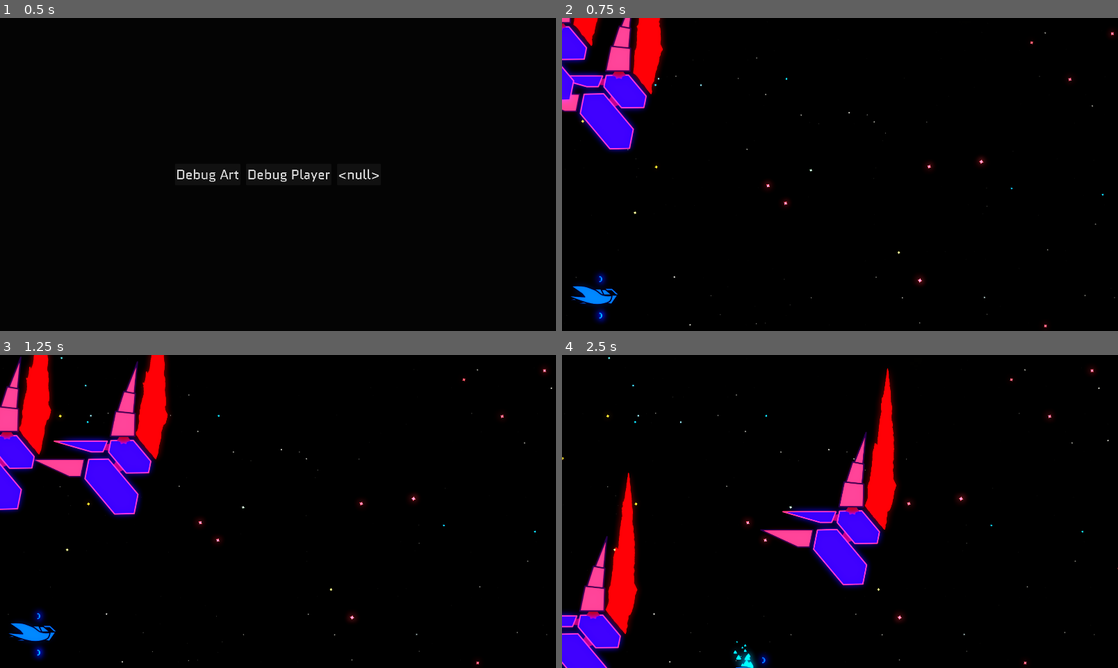
Above: before the commit, frames 1-4 (two rows, left to right).
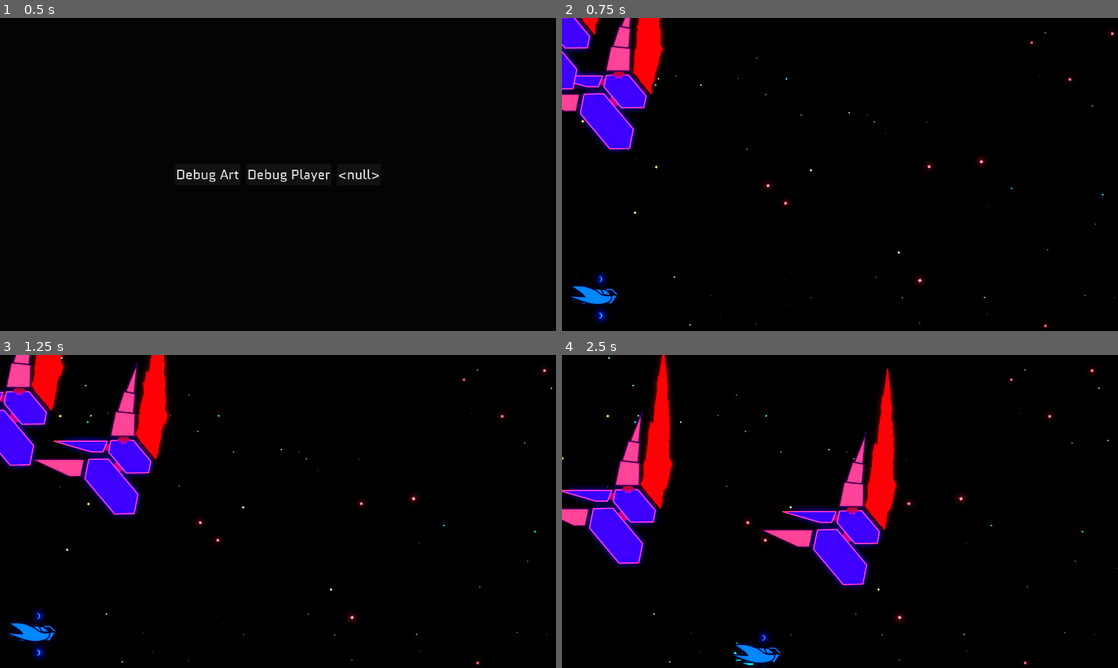
Above: after the commit, the same moments.

Repository: Zemiro-dev/StarfighterGemini
Game: Godot game, scene res://world/world_viewport_container.tscn
Two runs of this game, one before a commit and one after it. Both use one fixed random seed, a clock stepped at 60 frames per second and the inputs below. Sound files missing from this copy of the repository are replaced by a short silence.
Inputs:
- Up to frame 1 (0.5 s): no input
- Up to frame 2 (0.75 s): click "Debug Art" at 0.5 s
- Up to frame 3 (1.25 s): no input
- Up to frame 4 (2.5 s): hold D (right) 1.28-2.03 s; hold Shift (dash) 1.28-2.03 s; hold S (down) from 2.03 s (still down); tap L (dev_a) at 2.1 s

Frame 1 is identical in both runs. In frame 2, 0.8% of the frame differs, in the area x 0-7%, y 0-28%; in frame 3, 3.1%; in frame 4, 9.4%, in the area x 0-40%, y 0-100%.

Commit message:
updates regarding the enemy avoiding the wall

Diff:
--- /dev/null
+++ b/game/actors/attack_patterns/wall_avoiding_area_2d.gd
@@ -0,0 +1,29 @@
+extends Area2D
+class_name WallAvoidingArea2D
+
+
+@onready var collision_shape_2d: CollisionShape2D = $CollisionShape2D
+
+func _physics_process(delta: float) -> void:
+	print(position)
+	print(global_position)
+	position = Vector2.ZERO
+	for body in get_overlapping_bodies():
+		var actor_type := GameActor.get_actor_type(body)
+		if actor_type == GameActor.ActorType.BOUNDARY:
+			seperate_from_boundary(body)
+
+
+func seperate_from_boundary(body: Node2D) -> void:
+	if body is WorldBoundary:
+		var my_shape: Shape2D = collision_shape_2d.shape
+		var boundary_shape: Shape2D = body.collision_shape_2d.shape
+		if !my_shape or !boundary_shape: return
+		var my_xform: Transform2D = collision_shape_2d.global_transform
+		var boundary_xform: Transform2D = body.collision_shape_2d.global_transform
+		var collision_points := my_shape.collide_and_get_contacts(my_xform, boundary_shape, boundary_xform)
+		if collision_points.size() < 2: return
+		var a := collision_points[0]
+		var b := collision_points[1]
+		var depth = b - a
+		position += depth
--- a/game/actors/enemies/asteroid_beast/molecules/energy_talon_a.gd
+++ b/game/actors/enemies/asteroid_beast/molecules/energy_talon_a.gd
@@ -3,4 +3,3 @@
 
 func _process(delta: float) -> void:
 	pass
-	#print(global_transform.get_rotation())
--- a/game/actors/enemies/asteroid_beast/molecules/talon_arm.gd
+++ b/game/actors/enemies/asteroid_beast/molecules/talon_arm.gd
@@ -1,9 +1,10 @@
 extends Node2D
 
-@onready var last_position := global_position
+@onready var last_turn_position := global_position
 @onready var pivot: Node2D = $Pivot
 
 @export var pivot_scale: Vector2 = Vector2.ONE : set = _set_pivot_scale
+@export var min_delta_to_turn := 2.0
 
 
 func _ready() -> void:
@@ -11,11 +12,11 @@
 
 
 func _physics_process(delta: float) -> void:
-	var position_delta = global_position - last_position;
+	var position_delta = global_position - last_turn_position;
 	var heading = sign(position_delta)
-	if !is_zero_approx(heading.x):
+	if !is_zero_approx(heading.x) and abs(position_delta.x) >= min_delta_to_turn:
 		pivot_scale.x = heading.x
-	last_position = global_position
+		last_turn_position = global_position
 
 
 func  _set_pivot_scale(new_scale: Vector2):
--- a/game/actors/enemies/asteroid_beast/molecules/talon_arm.tscn
+++ b/game/actors/enemies/asteroid_beast/molecules/talon_arm.tscn
@@ -113,7 +113,6 @@
 
 [node name="TalonArm" type="Node2D"]
 script = ExtResource("1_gjlef")
-pivot_scale = Vector2(0, 1)
 
 [node name="Pivot" type="Node2D" parent="."]
 
--- a/game/actors/enemies/asteroid_beast/talon_attack_patterns.gd
+++ b/game/actors/enemies/asteroid_beast/talon_attack_patterns.gd
@@ -4,14 +4,19 @@
 
 @onready var charge_path_follow_2d: PathFollow2D = $ChargePath2D/ChargePathFollow2D
 @onready var target_follow_pattern: TargetFollowPattern = $TargetFollowPattern
+@onready var target_follow_pattern_2: TargetFollowPattern = $TargetFollowPattern2
 
 @export var player: Player
 @export var talons: Array[Node2D] = []
 
 
 func _ready() -> void:
+	target_follow_pattern.target_offset = Vector2.ZERO
 	target_follow_pattern.target = player
 	target_follow_pattern.follower = talons[1]
+	#target_follow_pattern_2.target_offset = Vector2(200., 100.)
+	#target_follow_pattern_2.target = player
+	#target_follow_pattern_2.follower = talons[0]
 	patrol_path(charge_path_follow_2d, 10.)
 
 
--- a/game/actors/enemies/asteroid_beast/target_follow_pattern.gd
+++ b/game/actors/enemies/asteroid_beast/target_follow_pattern.gd
@@ -8,10 +8,23 @@
 @onready var target_follow_path_2d: Path2D = $TargetFollowPath2D
 
 
-@export var speed := 500
+@export var target_offset := Vector2.ZERO
+@export var path_update_cd := 3.0
+@export var path_update_cd_variance := .5
+@export var speed := 300
+@export var blocking_radius := 350
+@export var blocking_actors: Array[GameActor.ActorType] = [
+	GameActor.ActorType.UNKNOWN
+]
+@export_flags_2d_physics var blocking_mask: int
 var follower: Node2D : set = _set_follower
 var target: Node2D
 
+func _ready() -> void:
+	_update_timer_wait_time()
+
+func _update_timer_wait_time() -> void:
+	path_update_cooldown_timer.wait_time = path_update_cd + randf_range(-path_update_cd_variance, path_update_cd_variance)
 
 func _physics_process(delta: float) -> void:
 	if !target or !follower: return
@@ -24,13 +37,41 @@
 
 func _update_path() -> void:
 	var start := follower.global_position
-	var end := target.global_position
+	var end := target.global_position + target_offset
+
+	var offset := _offset_from_boundaries(end)
+	end += offset
 	var curve := Curve2D.new()
 	curve.add_point(target_follow_path_2d.to_local(start))
 	curve.add_point(target_follow_path_2d.to_local(end))
 	target_follow_path_2d.curve = curve
 	path_follow_2d.progress = 0.
+	_update_timer_wait_time()
 	path_update_cooldown_timer.start()
+
+func _offset_from_boundaries(end: Vector2) -> Vector2:
+	var query := PhysicsShapeQueryParameters2D.new()
+	var circle_rid := PhysicsServer2D.circle_shape_create()
+	PhysicsServer2D.shape_set_data(circle_rid, blocking_radius)
+	var circle_xform := Transform2D(0., end)
+	query.shape_rid = circle_rid
+	query.transform = circle_xform
+	query.collide_with_areas = true
+	query.collide_with_bodies = true
+	query.collision_mask = blocking_mask
+	var results := get_world_2d().direct_space_state.collide_shape(query)
+	if results.is_empty():
+		return Vector2.ZERO
+
+	var offset := Vector2.ZERO
+	for i in range(results.size() / 2):
+		var a = results[i * 2]
+		var b = results[i * 2 + 1]
+		var depth = b - a
+		offset += depth
+
+	PhysicsServer2D.free_rid(circle_rid)
+	return offset
 
 
 func _set_follower(new_follower: Node2D):
--- a/game/actors/physics_body_move_resolver.gd
+++ b/game/actors/physics_body_move_resolver.gd
@@ -33,7 +33,7 @@
 
 			# Base Movement Effects
 			match (collider_type):
-				GameActor.ActorType.UNKNOWN, GameActor.ActorType.TERRAIN, GameActor.ActorType.ENEMY, GameActor.ActorType.DESTRUCTIBLE:
+				GameActor.ActorType.UNKNOWN, GameActor.ActorType.TERRAIN, GameActor.ActorType.ENEMY, GameActor.ActorType.DESTRUCTIBLE, GameActor.ActorType.BOUNDARY:
 					motion = remainder.bounce(normal)
 					next_velocity = next_velocity.bounce(normal)
 					var collision_strength = (velocity - next_velocity).length()
@@ -47,7 +47,6 @@
 							recent_knockbacks.append(body)
 							if knockback_cooldown_remaining <= 0.0:
 								knockback_cooldown_remaining = knockback_cooldown_max
-						#print('knockback ', collider, ' ', next_velocity.length(),' ', Time.get_ticks_msec())
 						has_been_attacked = true
 		else:
 			break;
--- a/game/actors/player/player.tscn
+++ b/game/actors/player/player.tscn
@@ -165,7 +165,7 @@
 
 [node name="Player" type="CharacterBody2D"]
 collision_layer = 2
-collision_mask = 5
+collision_mask = 13
 script = ExtResource("1_bop6h")
 
 [node name="PlayerDamagedTween" parent="." instance=ExtResource("2_rt46e")]
--- a/game/actors/player/player_sounds_manager.gd
+++ b/game/actors/player/player_sounds_manager.gd
@@ -60,7 +60,6 @@
 					var collision_volumn_db := collision_volumn_curve.sample(
 						clamp(strength, collision_volumn_curve.min_domain, collision_volumn_curve.max_domain)
 					)
-					print(collision_volumn_db)
 					child.volume_db = collision_volumn_db
 				child.play_at_random_pitch()
 				metal_collision_cooldown = collision_cooldown_max
--- a/game/autoloads/game_actor.gd
+++ b/game/autoloads/game_actor.gd
@@ -1,8 +1,8 @@
 extends Node
 
-enum ActorType { PLAYER, ENEMY, TERRAIN, DESTRUCTIBLE, BARRIER, UNKNOWN }
+enum ActorType { PLAYER, ENEMY, TERRAIN, BOUNDARY, DESTRUCTIBLE, BARRIER, UNKNOWN }
 
-enum ActorMaterial { METAL, ENERGY, UNKNOWN}
+enum ActorMaterial { METAL, ENERGY, BOUNDARY, UNKNOWN}
 
 func get_actor_type(o: Object) -> ActorType:
 	var actor_type = _get_actor_property(o, 'actor_type')
--- a/game/project.godot
+++ b/game/project.godot
@@ -97,6 +97,7 @@
 2d_physics/layer_1="env"
 2d_physics/layer_2="player"
 2d_physics/layer_3="enemy"
+2d_physics/layer_4="boundary"
 
 [physics]
 
--- a/game/world/debug/world_debug.tscn
+++ b/game/world/debug/world_debug.tscn
@@ -14,6 +14,7 @@
 [ext_resource type="Script" uid="uid://75uj63hlnfho" path="res://world/top_effects_root.gd" id="9_otf24"]
 [ext_resource type="PackedScene" uid="uid://bo20bbc3v4n5k" path="res://world/node_roots/projectiles_root.tscn" id="10_ns7c5"]
 [ext_resource type="Texture2D" uid="uid://beeeba5bogag7" path="res://assets/shapes/yellow_diamond_particle.png" id="10_r0vbx"]
+[ext_resource type="Script" uid="uid://nkwb5fjtdi1d" path="res://world/world_boundary.gd" id="12_fn7rg"]
 [ext_resource type="Texture2D" uid="uid://16wlwkn7g2xc" path="res://actors/player/resources/player_gradient_high.tres" id="12_iodkf"]
 [ext_resource type="Texture2D" uid="uid://xtisnn3t5jr2" path="res://assets/player/core.png" id="12_lo56x"]
 [ext_resource type="Texture2D" uid="uid://c7dvlc535fux2" path="res://actors/player/resources/player_gradient_low.tres" id="13_sxhbq"]
@@ -87,6 +88,14 @@
 shader_parameter/progress = 0.595
 shader_parameter/threshold = 0.005
 
+[sub_resource type="WorldBoundaryShape2D" id="WorldBoundaryShape2D_otf24"]
+
+[sub_resource type="WorldBoundaryShape2D" id="WorldBoundaryShape2D_uibwa"]
+
+[sub_resource type="WorldBoundaryShape2D" id="WorldBoundaryShape2D_fn7rg"]
+
+[sub_resource type="WorldBoundaryShape2D" id="WorldBoundaryShape2D_u7n2f"]
+
 [sub_resource type="Shader" id="Shader_1jd2g"]
 code = "shader_type canvas_item;
 //https://godotshaders.com/shader/starfield/
@@ -753,6 +762,44 @@
 
 [node name="Actors" type="Node2D" parent="Stage"]
 
+[node name="BoundaryWalls" type="Node2D" parent="Stage/Actors"]
+
+[node name="TopStaticBody2D" type="StaticBody2D" parent="Stage/Actors/BoundaryWalls"]
+collision_layer = 8
+collision_mask = 0
+script = ExtResource("12_fn7rg")
+
+[node name="CollisionShape2D" type="CollisionShape2D" parent="Stage/Actors/BoundaryWalls/TopStaticBody2D"]
+rotation = 3.14159
+shape = SubResource("WorldBoundaryShape2D_otf24")
+
+[node name="BottomStaticBody2D" type="StaticBody2D" parent="Stage/Actors/BoundaryWalls"]
+position = Vector2(1920, 1080)
+collision_layer = 8
+script = ExtResource("12_fn7rg")
+
+[node name="CollisionShape2D" type="CollisionShape2D" parent="Stage/Actors/BoundaryWalls/BottomStaticBody2D"]
+shape = SubResource("WorldBoundaryShape2D_uibwa")
+
+[node name="LeftStaticBody2D" type="StaticBody2D" parent="Stage/Actors/BoundaryWalls"]
+collision_layer = 8
+collision_mask = 0
+script = ExtResource("12_fn7rg")
+
+[node name="CollisionShape2D" type="CollisionShape2D" parent="Stage/Actors/BoundaryWalls/LeftStaticBody2D"]
+rotation = 1.57079
+shape = SubResource("WorldBoundaryShape2D_fn7rg")
+
+[node name="RightStaticBody2D" type="StaticBody2D" parent="Stage/Actors/BoundaryWalls"]
+position = Vector2(1920, 1080)
+rotation = -1.57079
+collision_layer = 8
+collision_mask = 0
+script = ExtResource("12_fn7rg")
+
+[node name="CollisionShape2D" type="CollisionShape2D" parent="Stage/Actors/BoundaryWalls/RightStaticBody2D"]
+shape = SubResource("WorldBoundaryShape2D_u7n2f")
+
 [node name="PlayerOld" type="Node2D" parent="Stage/Actors"]
 visible = false
 position = Vector2(-1166, 22)
@@ -1330,6 +1377,8 @@
 
 [node name="TargetFollowPattern" type="Node2D" parent="Stage/TalonAttackPatterns"]
 script = ExtResource("61_otf24")
+blocking_actors = Array[int]([3])
+blocking_mask = 8
 
 [node name="TargetFollowPath2D" type="Path2D" parent="Stage/TalonAttackPatterns/TargetFollowPattern"]
 curve = SubResource("Curve2D_uibwa")
@@ -1341,6 +1390,23 @@
 update_scale = false
 
 [node name="PathUpdateCooldownTimer" type="Timer" parent="Stage/TalonAttackPatterns/TargetFollowPattern"]
+one_shot = true
+
+[node name="TargetFollowPattern2" type="Node2D" parent="Stage/TalonAttackPatterns"]
+script = ExtResource("61_otf24")
+blocking_actors = Array[int]([3])
+blocking_mask = 8
+
+[node name="TargetFollowPath2D" type="Path2D" parent="Stage/TalonAttackPatterns/TargetFollowPattern2"]
+curve = SubResource("Curve2D_uibwa")
+
+[node name="PathFollow2D" type="PathFollow2D" parent="Stage/TalonAttackPatterns/TargetFollowPattern2/TargetFollowPath2D"]
+
+[node name="RemoteTransform2D" type="RemoteTransform2D" parent="Stage/TalonAttackPatterns/TargetFollowPattern2/TargetFollowPath2D/PathFollow2D"]
+update_rotation = false
+update_scale = false
+
+[node name="PathUpdateCooldownTimer" type="Timer" parent="Stage/TalonAttackPatterns/TargetFollowPattern2"]
 wait_time = 3.0
 one_shot = true
 
@@ -1359,7 +1425,7 @@
 offset_right = 1889.0
 offset_bottom = 115.0
 theme_override_font_sizes/font_size = 64
-text = "FPS: 142.0"
+text = "FPS: 123.0"
 script = ExtResource("30_tj5ml")
 
 [node name="WorldEnvironment" parent="." instance=ExtResource("64_otf24")]
--- /dev/null
+++ b/game/world/world_boundary.gd
@@ -0,0 +1,7 @@
+extends StaticBody2D
+class_name WorldBoundary
+
+@onready var collision_shape_2d: CollisionShape2D = $CollisionShape2D
+
+var actor_type := GameActor.ActorType.BOUNDARY
+var actor_material := GameActor.ActorMaterial.BOUNDARY
Not shown, added: game/actors/attack_patterns/wall_avoiding_area_2d.gd.uid
Not shown: 1 places in game/world/debug/world_debug.tscn that only renumber resources
Not shown, added: game/world/world_boundary.gd.uid
